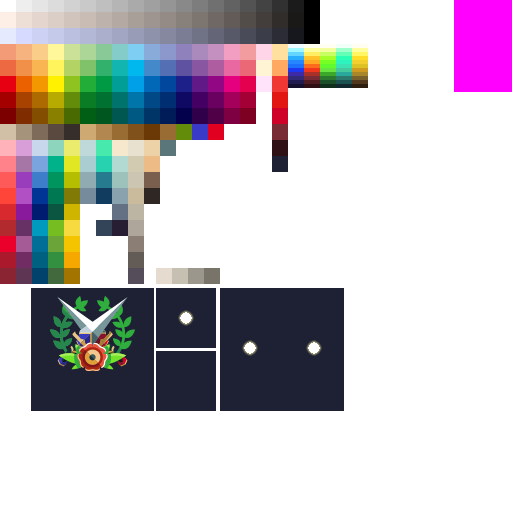
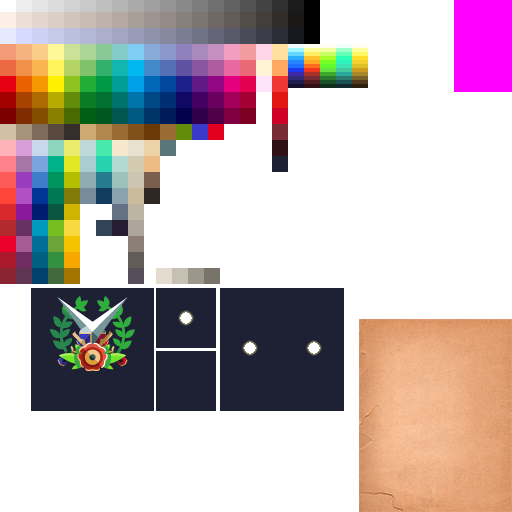
Before/after of a 512 × 512 layered artwork. What changed in the layer stack:
added layer "andrew-buchanan-zh4XakpEu6s-unsplash" above "Layer 11" over [359, 319, 512, 512]
